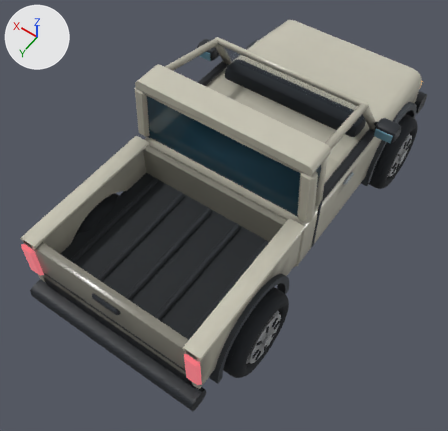
A saved change to the glTF model public/models/la-raulina.glb.
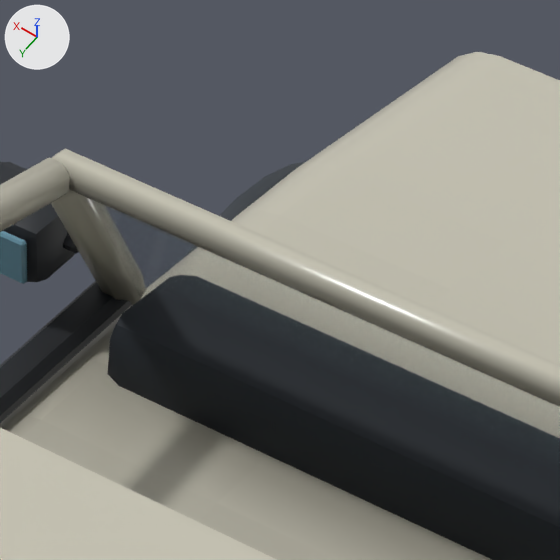
The first picture shows the older version from a 50 mm camera at (-2.61, 4.18, 6.29) aimed at (-0.08, 0.63, 0.71). The close-ups show the older and then the newer version on the part from 46% to 68% of the width and 2% to 26% of the height of that picture. Only the edits that show in the close-ups are written down. Every picture has the same lights, and +X, +Y and +Z are marked at upper left. Where no turn or scale is listed for an object, it has been applied to the vertices.

The older version as bpy lines, for what is in view:
```python
me_la_raulina_dashboard = bpy.data.meshes.new('la-raulina-dashboard')
me_la_raulina_dashboard.from_pydata(...)  # 56 vertices, 108 faces; spans x -0.91..0.91, y -1.03..-0.73, z 1.23..1.47
me_la_raulina_dashboard.materials.append(mat_la_raulina_interior)
me_la_raulina_mirror_glass = bpy.data.meshes.new('la-raulina-mirror-glass')
me_la_raulina_mirror_glass.from_pydata(...)  # 48 vertices, 88 faces; spans x -1.31..1.31, y -0.75..-0.74, z 1.47..1.57
me_la_raulina_mirror_glass.materials.append(mat_la_raulina_mirror_glass)
me_la_raulina_wheel_lips = bpy.data.meshes.new('la-raulina-wheel-lips')
me_la_raulina_wheel_lips.from_pydata(...)  # 304 vertices, 592 faces; spans x -1.13..1.13, y -2.26..2.21, z 0.44..1.16
me_la_raulina_wheel_lips.materials.append(mat_la_raulina_lip)
ob_la_raulina_dashboard = bpy.data.objects.new('la-raulina-dashboard', me_la_raulina_dashboard)
ob_la_raulina_dashboard.location = (0.0, 0.0, 0.0)
ob_la_raulina_mirror_glass = bpy.data.objects.new('la-raulina-mirror-glass', me_la_raulina_mirror_glass)
ob_la_raulina_mirror_glass.location = (0.0, 0.0, 0.0)
ob_la_raulina_wheel_lips = bpy.data.objects.new('la-raulina-wheel-lips', me_la_raulina_wheel_lips)
ob_la_raulina_wheel_lips.location = (0.0, 0.0, 0.0)
# also in view: 'la-raulina-roof' at (0.0, 0.45, 2.05); 'la-raulina-mirrors' at (0.0, -0.85, 1.52); 'la-raulina-hull' at (0.0, -0.91, 0.88); 'la-raulina-windscreen-frame' at (0.0, -0.36, 1.68); 'la-raulina-door-top-trim' at (0.0, -0.35, 1.34)
```
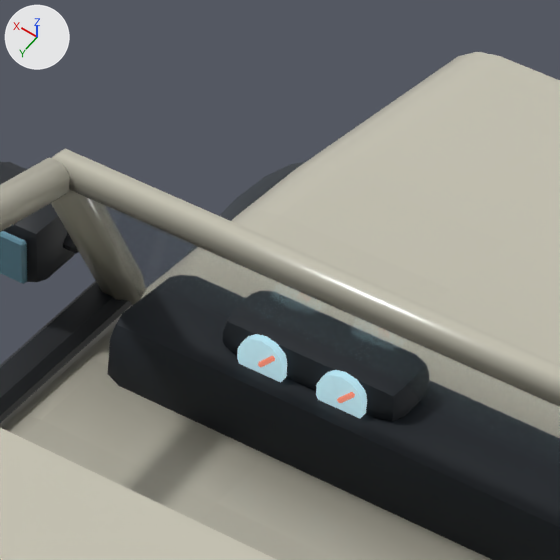
Edits to the bpy script that builds the scene:
```text
Add mat_la_raulina_detail_needle:
    mat_la_raulina_detail_needle = bpy.data.materials.new('la-raulina-detail-needle')
    # nodes: BsdfPrincipled, Mix, OutputMaterial, VertexColor
    # colours: orange #c47a65, red #ce472f, mixed with the vertex colours
Add mat_la_raulina_detail_gauge:
    mat_la_raulina_detail_gauge = bpy.data.materials.new('la-raulina-detail-gauge')
    # nodes: BsdfPrincipled, Mix, OutputMaterial, VertexColor
    # colours: greyish cyan #9ebcc4, cyan #80bcce, mixed with the vertex colours
Add me_la_raulina_detail_needles:
    me_la_raulina_detail_needles.from_pydata(...)  # 48 vertices, 88 faces; spans x 0.293..0.532, y -0.794..-0.782, z 1.488..1.527
    me_la_raulina_detail_needles.materials.append(mat_la_raulina_detail_needle)
Add me_la_raulina_detail_gauges:
    me_la_raulina_detail_gauges.from_pydata(...)  # a 14-sided cylinder along y spanning x 0.472..0.588, y -0.812..-0.792, z 1.43..1.55; a 14-sided cylinder along y spanning x 0.272..0.388, y -0.812..-0.792, z 1.43..1.55
    me_la_raulina_detail_gauges.materials.append(mat_la_raulina_detail_gauge)
Add me_la_raulina_detail_console:
    me_la_raulina_detail_console.from_pydata(...)  # 136 vertices, 260 faces; spans x -0.1..0.66, y -0.975..0.19, z 0.86..1.55
    me_la_raulina_detail_console.materials.append(mat_la_raulina_interior)
Add ob_la_raulina_detail_needles:
    ob_la_raulina_detail_needles = bpy.data.objects.new('la-raulina-detail-needles', me_la_raulina_detail_needles)
    ob_la_raulina_detail_needles.location = (0.0, 0.0, 0.0)
Add ob_la_raulina_detail_gauges:
    ob_la_raulina_detail_gauges = bpy.data.objects.new('la-raulina-detail-gauges', me_la_raulina_detail_gauges)
    ob_la_raulina_detail_gauges.location = (0.0, 0.0, 0.0)
Add ob_la_raulina_detail_console:
    ob_la_raulina_detail_console = bpy.data.objects.new('la-raulina-detail-console', me_la_raulina_detail_console)
    ob_la_raulina_detail_console.location = (0.0, 0.0, 0.0)
```

Boxes [x1, y1, x2, y2] around the edits, measured in the close-ups (560 x 560 px):
'la-raulina-detail-console', added: after [223, 290, 430, 421]
'la-raulina-detail-gauges', added (cyan): after [237, 334, 367, 419]
'la-raulina-detail-needles', added: after [258, 356, 355, 403]
